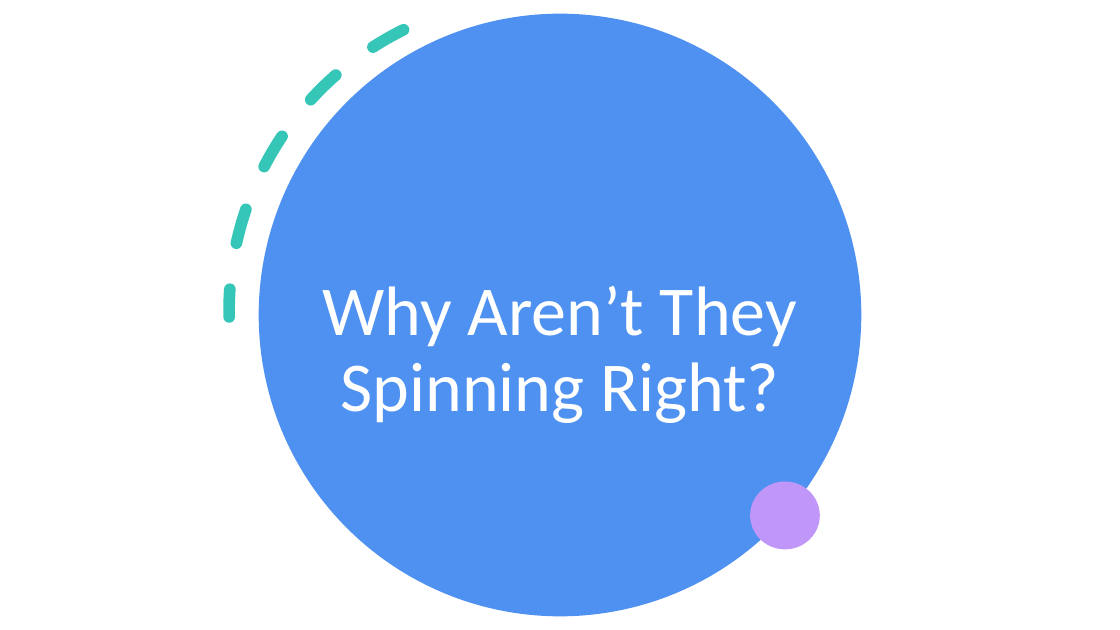
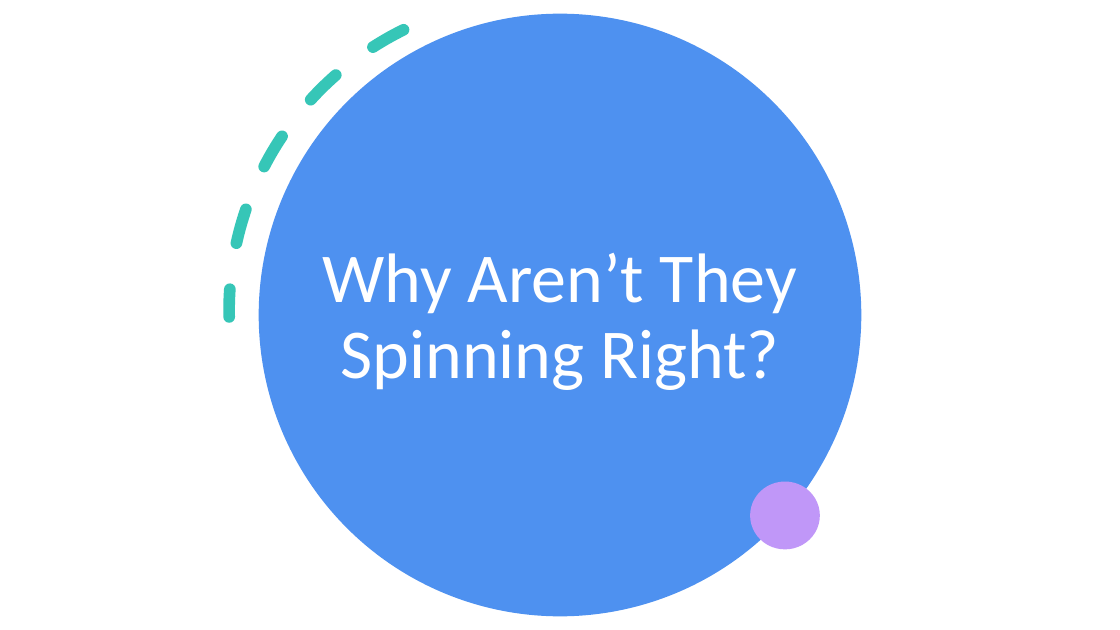
Before and after one commit to LukasGoodman23/QuaternionsVSEulerRotations, a slide deck: slide 12 of Quaternions and Three-Dimensional Rotations.pptx. Drawn at 1120x630 pixels with LibreOffice and Linux fonts; fonts in the diff are those of the drawing. Boxes give left, top, right and bottom in pixels: in the first picture for what was removed or moved away, otherwise in the second. Text is boxed around its words. In the diff, an @@ line names an element or a change of style, - is before the commit and + after.

```diff
--- a/Quaternions and Three-Dimensional Rotations.pptx
+++ b/Quaternions and Three-Dimensional Rotations.pptx
@@ title "Why Aren’t They Spinning Right?" moved from (x1=323, y1=286, x2=797, y2=423) to (x1=323, y1=253, x2=797, y2=390) @@
```
Also in this commit, not shown: 4 other slides changed, 1 slide added.
